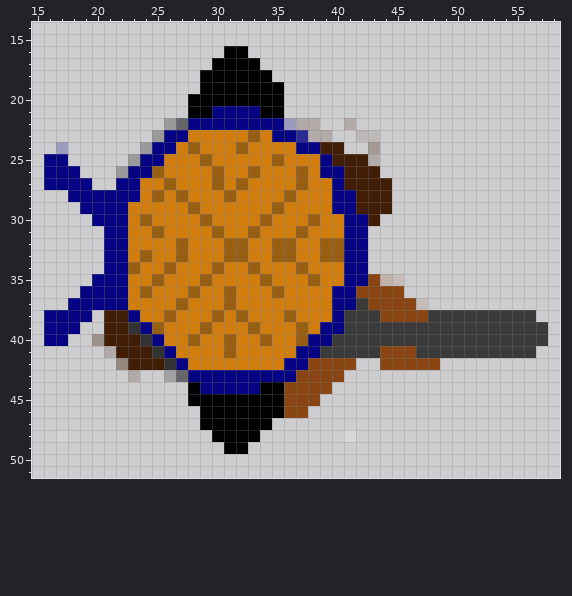
Two states of a pixel-art sprite, assets/sprites/player-top.png. The picture above was drawn from the file before the commit.
The file is 64x64 pixels. Pixels under 10% opacity are left out. Colours within 5 levels of each other are drawn and written as one. Shown: x 15..58, y 14..51.
After:
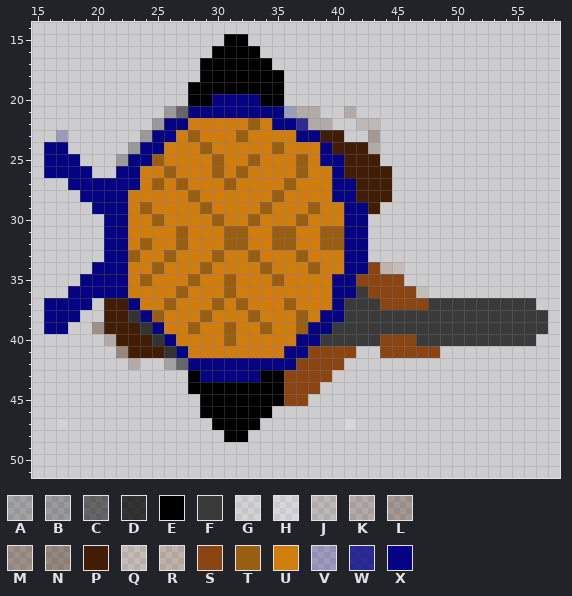
Palette (. is transparent): A #00000035  B #00000040  C #00000080  D #000000c0  E #000000  F #3a3a3a  G #ffffff1e  H #ffffff32  J #421d061d  K #421d0632  L #421d064d  M #421d0658  N #421d0667  P #421d06  Q #8b451320  R #8b451334  S #8b4513  T #985e11  U #d17d0e  V #0502843f  W #050284cd  X #050284
Change:
Changed rows in their new state; - is an unchanged pixel.
first column x 16:
15 ---------------EE-------------------------
16 --------------E--E------------------------
17 -------------E----E-----------------------
18 -------------------E----------------------
19 ------------E-----------------------------
20 --------------XXXX------------------------
21 ----------BCXX----XXVKK--K----------------
22 ---------BXXUUUUUTU-XW-K-.JJ--------------
23 -V------BX-UT---TU-UUXXPP-.L--------------
24 XX-----BX-U-UT--U--T-UUX-PPK--------------
25 --X---BX-T---UT--T-U-T--X--P--------------
26 ---X--X-UUT-----TU-----U----P-------------
27 ..--XX---TUT--UTU---TU---X----------------
28 --.----U-U-UT--U---TU---------------------
29 ---.----T---UT----TU--T-U-X-.-------------
30 ----.---UT---UT--TU--TU----.--------------
31 ---------U-T--UTTU-TTU-TT-----------------
32 --------T---------------------------------
33 -------TU-TU--TUUT-UUT-UU-----------------
34 ----X--U-TU--TU--UT--UT----SRQ------------
35 ---X----TU--TU-T--UT--U-X-S-SS------------
36 --X-----U--TU------U------F---SQ----------
37 XX--.PPX--TU--TUT---T----F-F---SFFFFFFFFF-
38 ---.---DXTU--TU-UT--UT-X----FFFF---------F
39 --.-M--PDX--TU-T-UT---X-F-----------------
40 ..--.K--PDX-U-----U--X-F----SSS----------.
41 -----.N--PDX---U----X-SSSS..---SS........-
42 ------.K..ACXXXXXXXX-S---.--.....---------
43 -------.--..E-----EES---.-----------------
44 -------------EEEEE-----.------------------
45 ------------.---------.-------------------
46 -------------------...--------------------
47 -G-----------.----.------H----------------
48 -.------------.--.-------.----------------
49 ---------------..-------------------------
